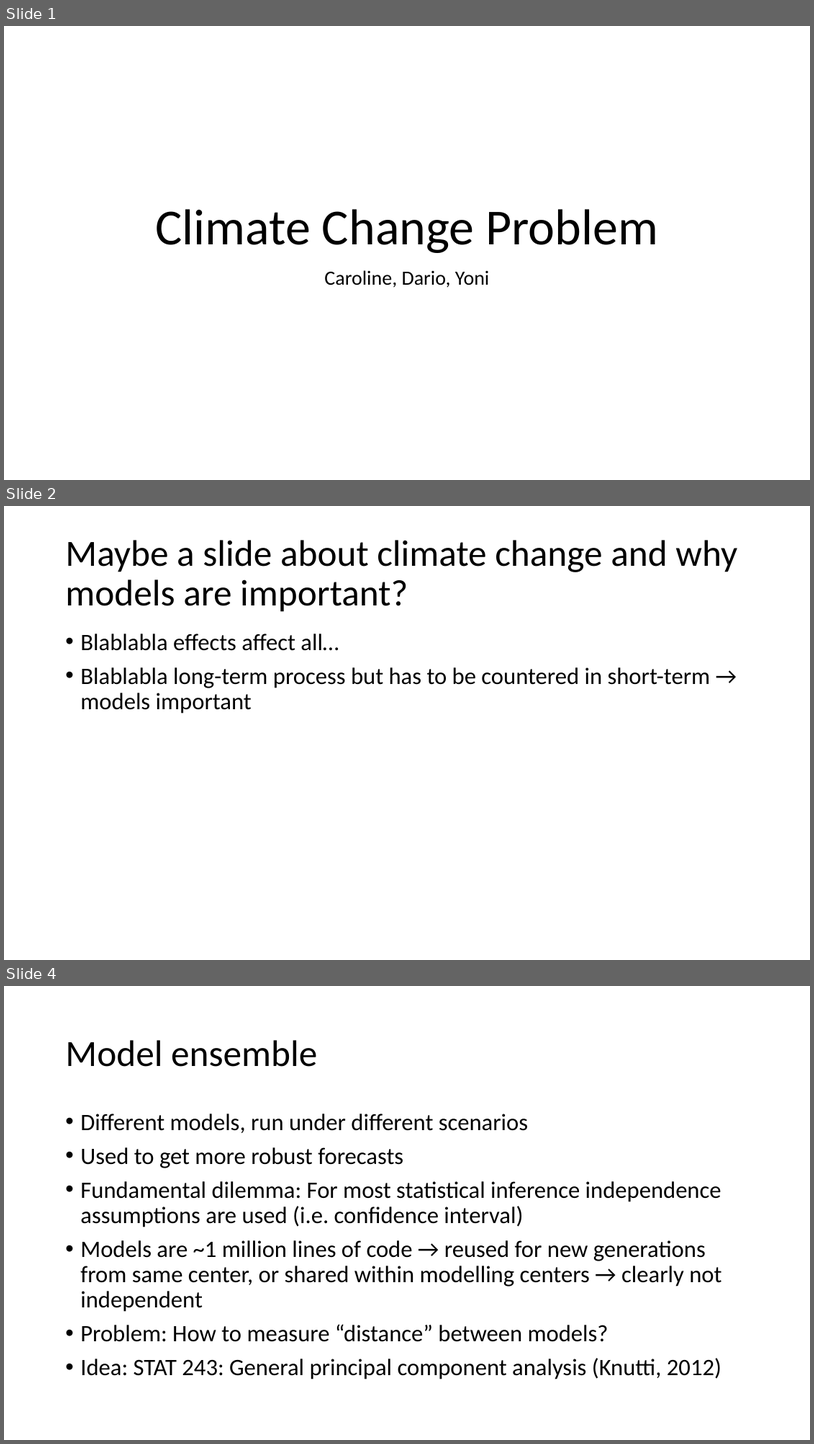
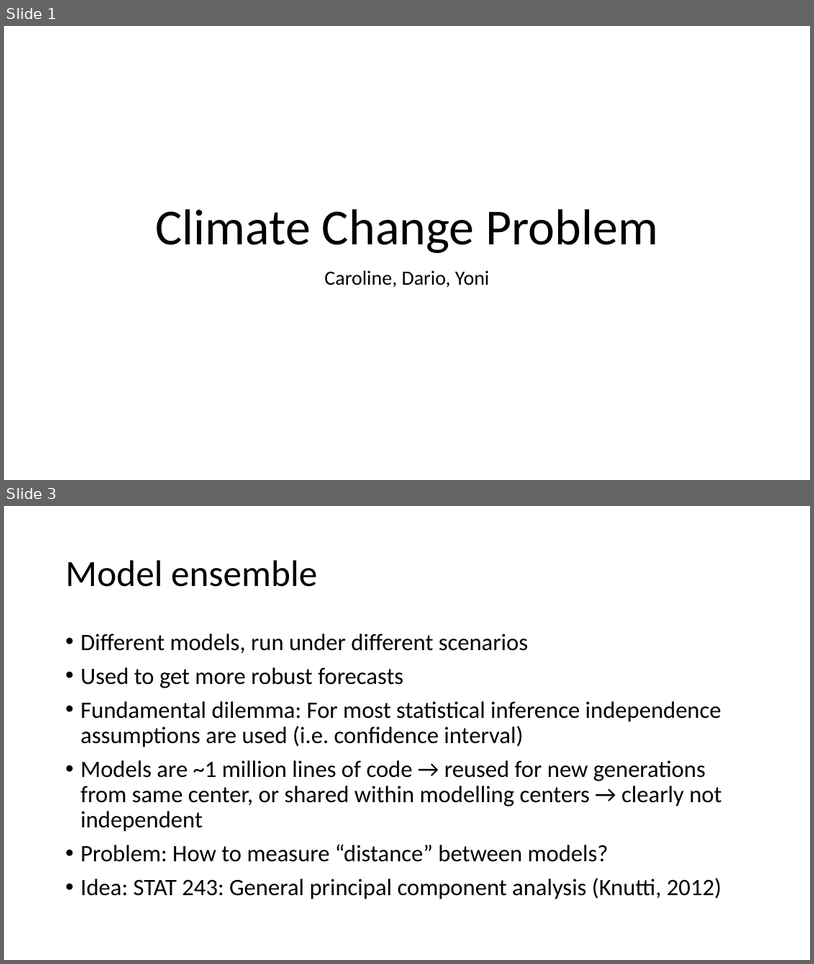
Before and after one commit to fussballball/stat222, a slide deck: Presentation 1 Climate Change Problem.pptx. Shown one above the other, each under a label of ours: slides 1, 2 and 4 before the commit, slides 1 and 3 after it; the slides between them are not shown. The pictures are 814x1444 and 814x964 pixels, drawn with LibreOffice and Linux fonts; fonts in the diff are those of the drawing. Boxes give left, top, right and bottom in pixels: in the first picture for what was removed or moved away, otherwise in the second. Text is boxed around its words. In the diff, an @@ line names an element or a change of style, - is before the commit and + after.

```diff
--- a/Presentation 1 Climate Change Problem.pptx
+++ b/Presentation 1 Climate Change Problem.pptx
@@ slide 2 removed at [4,506,810,960], background #FFFFFF @@
@@ title removed at [65,540,738,612] @@
-Maybe a slide about climate change and why models are important?
@@ text removed at [80,633,711,713] @@
-• Blablabla effects affect all…
-• Blablabla long-term process but has to be countered in short-term → models important
@@ what was slide 4 is now slide 3 @@
```
Also in this commit, not shown: 3 slides changed, 1 slide added, 1 other file.
